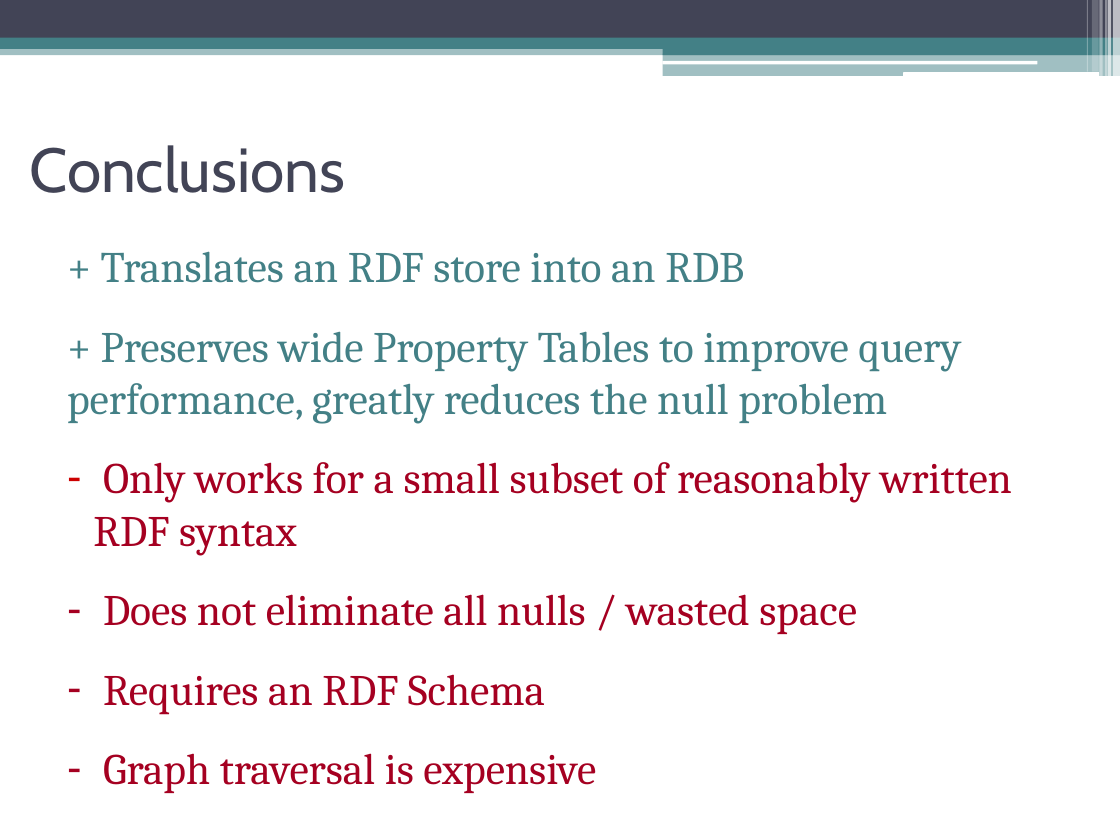
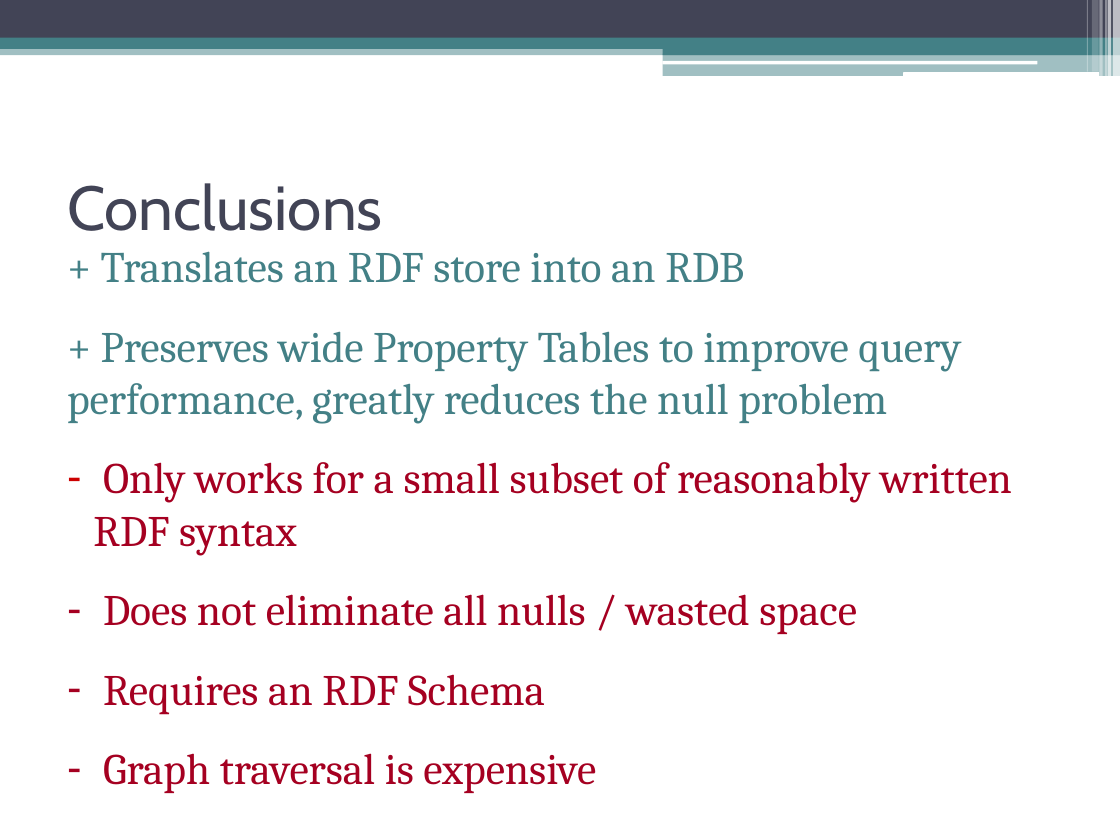
Before and after one commit to oshanis/r-store, a slide deck: slide 13 of docs/R_Store.ppt. Drawn at 1120x840 pixels with LibreOffice and Linux fonts; fonts in the diff are those of the drawing. Boxes give left, top, right and bottom in pixels: in the first picture for what was removed or moved away, otherwise in the second. Text is boxed around its words. In the diff, an @@ line names an element or a change of style, - is before the commit and + after.

```diff
--- a/docs/R_Store.ppt
+++ b/docs/R_Store.ppt
@@ title "Conclusions": place and size @@
-title "Conclusions" at (30,145,345,193)
+title "Conclusions" at (67,183,382,231)
```
Also in this commit, not shown: 7 other slides changed.
